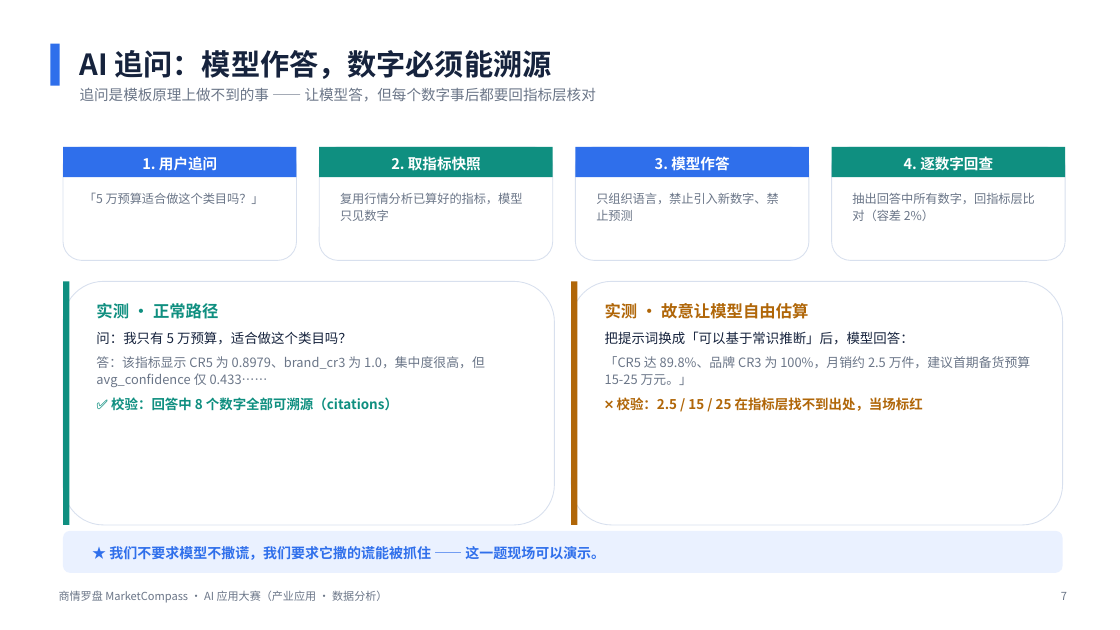
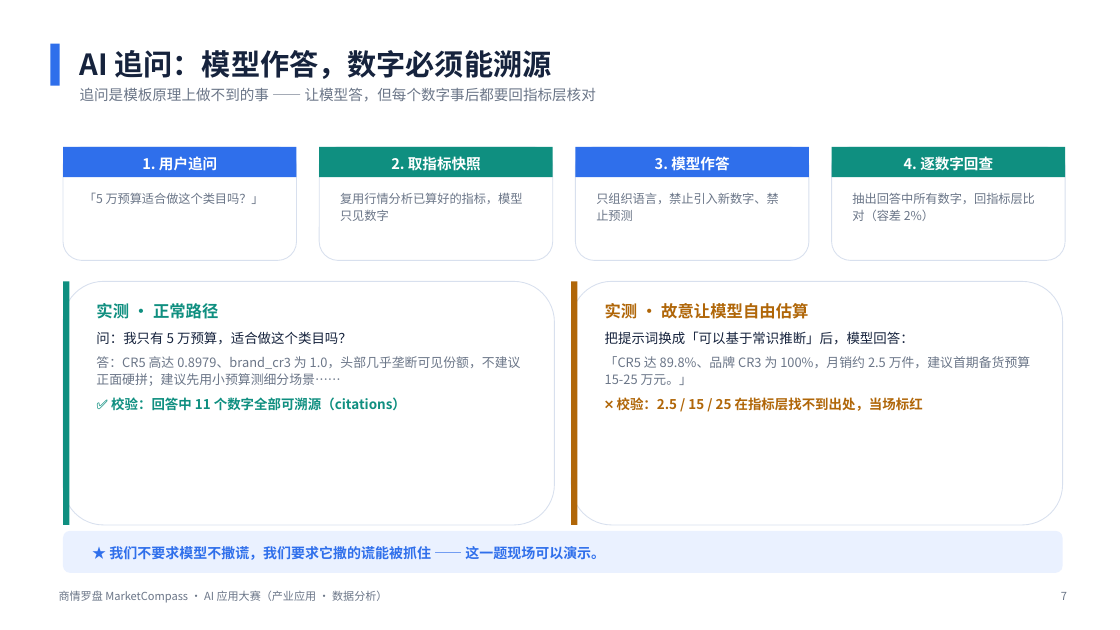
Before and after one commit to Wabix-void/market-compass, a slide deck: slide 7 of docs/参赛材料/02-演示PPT.pptx. Drawn at 1120x630 pixels with LibreOffice and Linux fonts; fonts in the diff are those of the drawing. Boxes give left, top, right and bottom in pixels: in the first picture for what was removed or moved away, otherwise in the second. Text is boxed around its words. In the diff, an @@ line names an element or a change of style, - is before the commit and + after.

```diff
--- a/docs/参赛材料/02-演示PPT.pptx
+++ b/docs/参赛材料/02-演示PPT.pptx
@@ text at box(96, 356, 521, 411): text changed @@
-答：该指标显示 CR5 为 0.8979、brand_cr3 为 1.0，集中度很高，但 avg_confidence 仅 0.433……
-✅ 校验：回答中 8 个数字全部可溯源（citations）
+答：CR5 高达 0.8979、brand_cr3 为 1.0，头部几乎垄断可见份额，不建议正面硬拼；建议先用小预算测细分场景……
+✅ 校验：回答中 11 个数字全部可溯源（citations）
```
Also in this commit, not shown: 5 other files.
